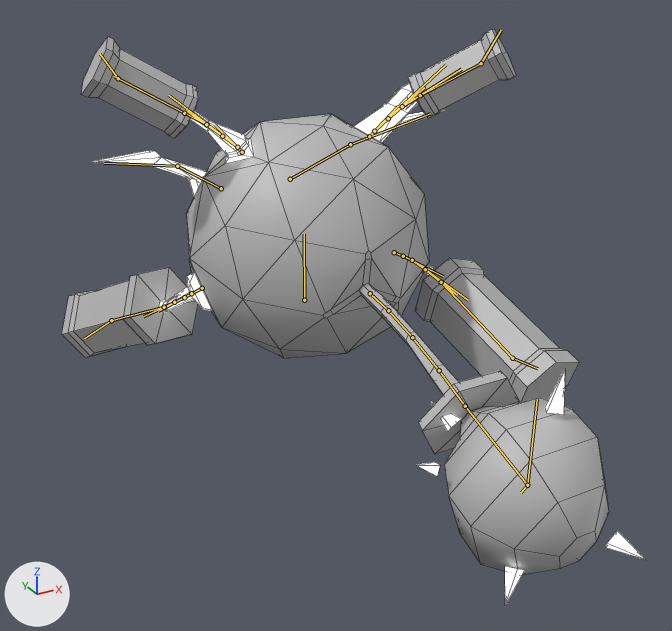
A saved change to the Blender file Client/Arts/LigntningEnemy.blend.
Both versions are drawn from a camera (50 mm lens) standing at (-2.99, -5.33, 2.94) and looking at (-0.19, -0.23, 0.39). The axes (+X, +Y, +Z) are drawn at lower left. The lights are the same throughout. Both versions are drawn at frame 29 of the action 'Attack_DoubleTail'; the numbers are the values there. The bones that bend it are drawn over the model as lines. Mesh edges are drawn as thin lines.

The first picture shows 'LightningEnemy'.
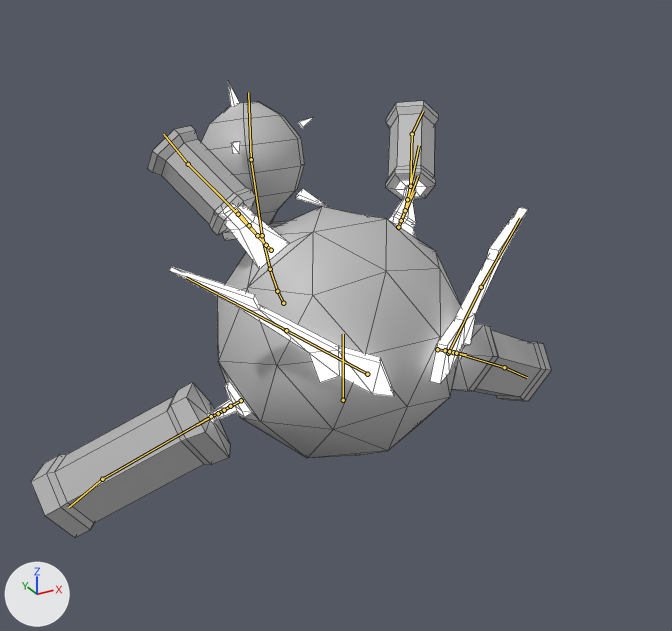
Where the change shows, as pixel boxes (x1, y1, x2, y2) in the pictures (672 x 631 px):
'LightningEnemy', posed (11% narrower, 21% shorter): before (62, 29, 645, 605); after (31, 82, 551, 538)
bone 'BodyRoot', root to tip: before (304, 300) to (304, 234); after (343, 400) to (343, 334)
bone 'Tail_Electricity_IKOnly', root to tip: before (527, 485) to (521, 492); after (251, 159) to (251, 152)
bone 'EyeRoot.R', root to tip: before (290, 179) to (350, 144); after (367, 374) to (286, 330)
bone 'Eye_1.R', root to tip: before (350, 144) to (430, 113); after (286, 330) to (186, 277)
bone 'EyeRoot.L', root to tip: before (221, 188) to (177, 166); after (448, 353) to (481, 287)
bone 'Eye_1.L', root to tip: before (177, 166) to (104, 163); after (481, 287) to (520, 218)
bone 'Trail_Control', root to tip: before (527, 485) to (537, 399); after (251, 159) to (248, 92)
bone 'UpperCoil_Control.L', root to tip: before (118, 78) to (100, 54); after (412, 134) to (423, 111)
bone 'LowerCoil_Control.R', root to tip: before (512, 358) to (537, 368); after (102, 479) to (68, 507)
bone 'LowerCoil_Control.L', root to tip: before (111, 320) to (84, 338); after (504, 367) to (527, 377)
bone 'UpperCoil_Control.R', root to tip: before (481, 63) to (501, 30); after (188, 164) to (163, 134)

The edits, one by one:
Bone 'BodyRoot' (bone_bodyroot) moves from (0.005, 0.685, -0.628) to (0.0, 0.108, 0.0).
Bone 'BodyRoot' (bone_bodyroot) turns from (-1, 180, 0) to (-1, 0, 0) degrees about its own x, y and z.
Bone 'Tail_Electricity_IKOnly' (bone_tail_electricity_ikonly) turns from (-38, -45, -43) to (-9, -6, -10) degrees about its own x, y and z.
Bone 'EyeRoot.R' (bone_eyeroot_r) moves from (0.03, 0.018, 0.015) to (0.007, 0.004, 0.003).
Bone 'Eye_1.R' (bone_eye_1_r) turns from (-5, 3, 10) to (-1, 0, 2) degrees about its own x, y and z.
Bone 'EyeRoot.L' (bone_eyeroot_l) moves from (-0.032, 0.02, 0.016) to (-0.007, 0.004, 0.004).
Bone 'Eye_1.L' (bone_eye_1_l) turns from (-2, 3, -20) to (0, 1, -4) degrees about its own x, y and z.
Bone 'Trail_Control' (bone_trail_control) moves from (-0.021, -1.552, -0.986) to (0.0, 0.03, 0.177).
Bone 'UpperCoil_Control.L' (bone_uppercoil_control_l) moves from (0.331, 0.19, 0.171) to (-0.001, 0.033, -0.422).
Bone 'LowerCoil_Control.R' (bone_lowercoil_control_r) moves from (-0.298, -0.467, -1.193) to (0.0, 0.004, -0.399).
Bone 'LowerCoil_Control.L' (bone_lowercoil_control_l) moves from (0.291, -0.252, 0.961) to (-0.001, -0.063, -0.417).
Bone 'UpperCoil_Control.R' (bone_uppercoil_control_r) moves from (-0.204, 0.142, -0.41) to (0.003, 0.0, -0.423).
